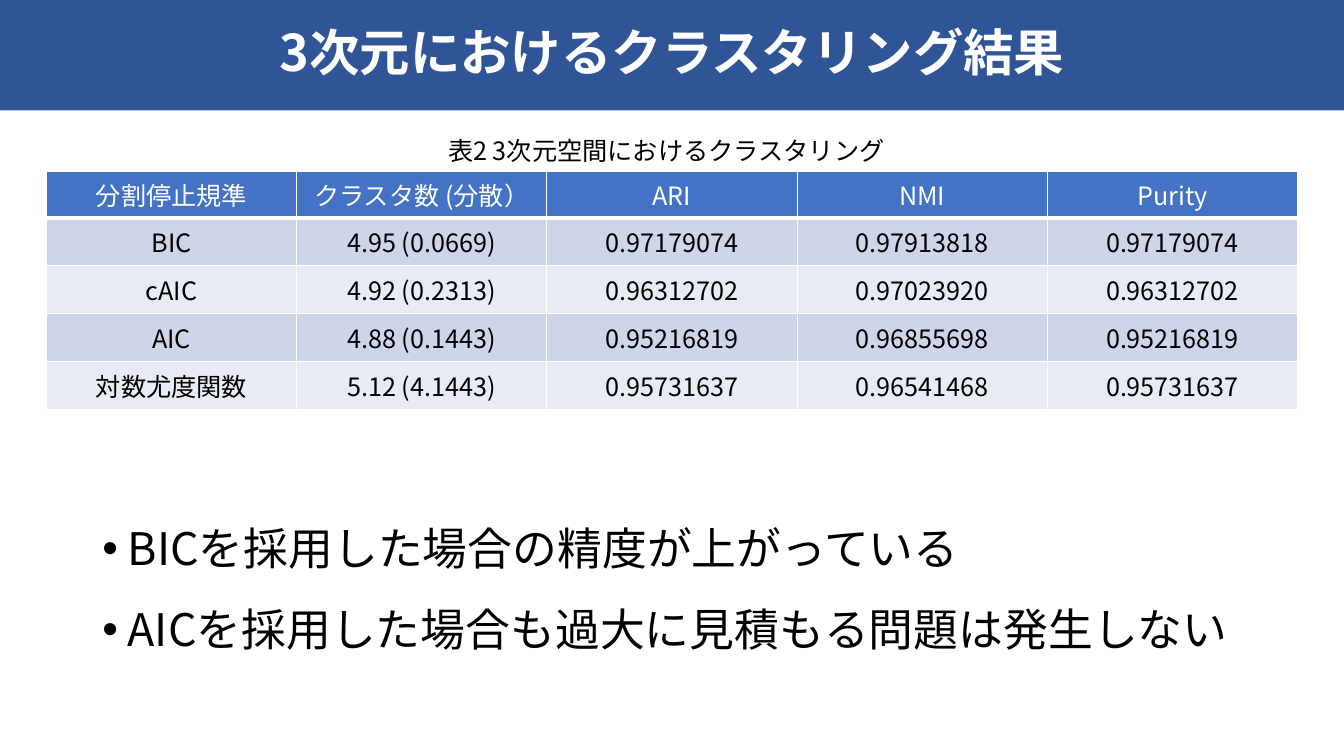
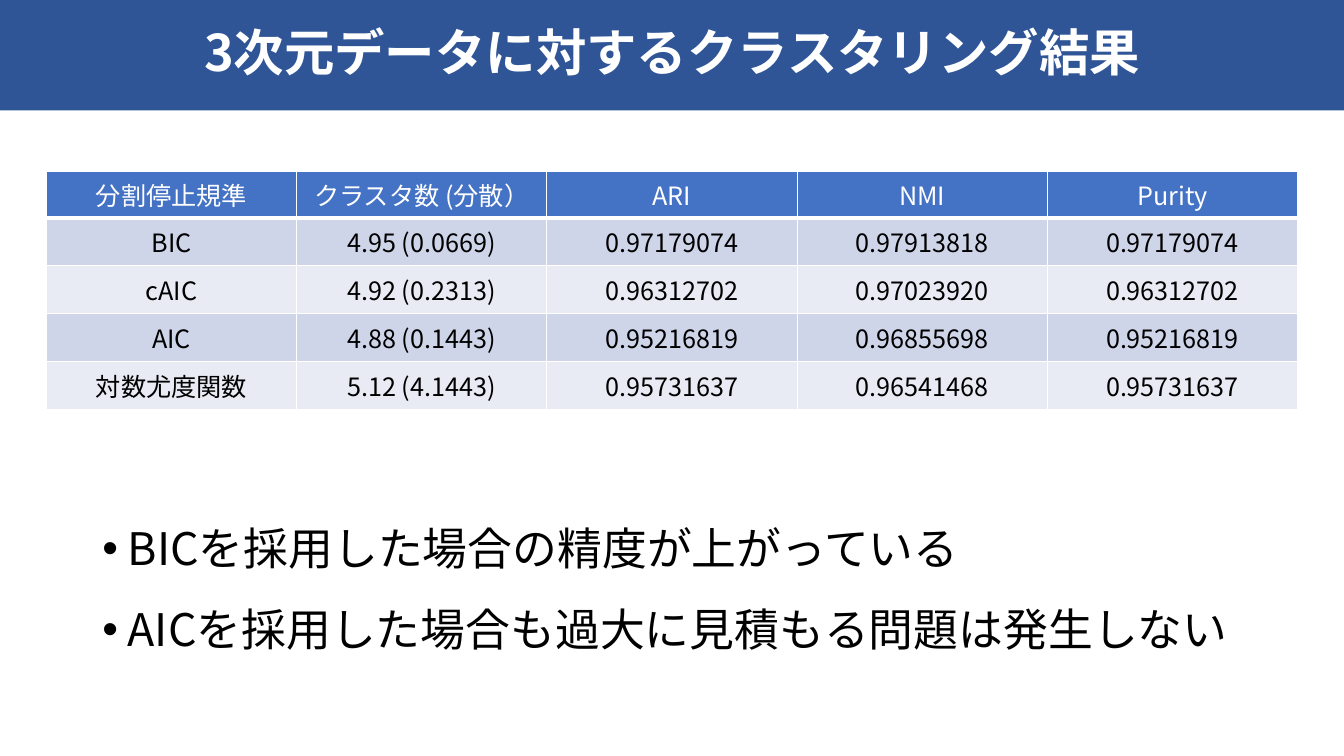
Before and after one commit to raryosu/graduation-research, a slide deck: slide 14 of docs/interim-presen/interim_hagihara.pptx. Drawn at 1344x756 pixels with LibreOffice and Linux fonts; fonts in the diff are those of the drawing. Boxes give left, top, right and bottom in pixels: in the first picture for what was removed or moved away, otherwise in the second. Text is boxed around its words. In the diff, an @@ line names an element or a change of style, - is before the commit and + after.

```diff
--- a/docs/interim-presen/interim_hagihara.pptx
+++ b/docs/interim-presen/interim_hagihara.pptx
@@ title at (x1=204, y1=27, x2=1140, y2=76): text changed @@
-3次元におけるクラスタリング結果
+3次元データに対するクラスタリング結果
@@ text removed at (x1=448, y1=138, x2=885, y2=162) @@
-表2 3次元空間におけるクラスタリング
```
Also in this commit, not shown: 10 other slides changed.
